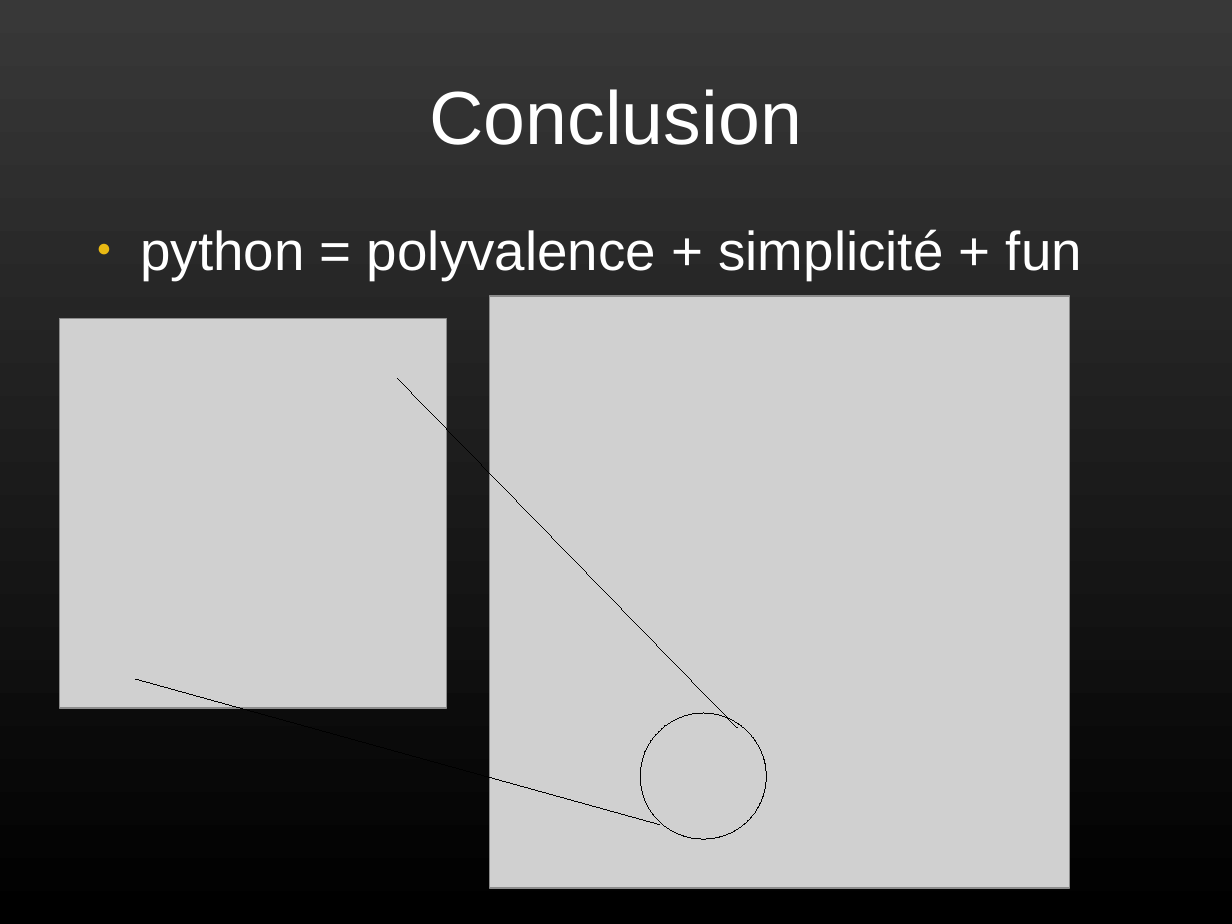
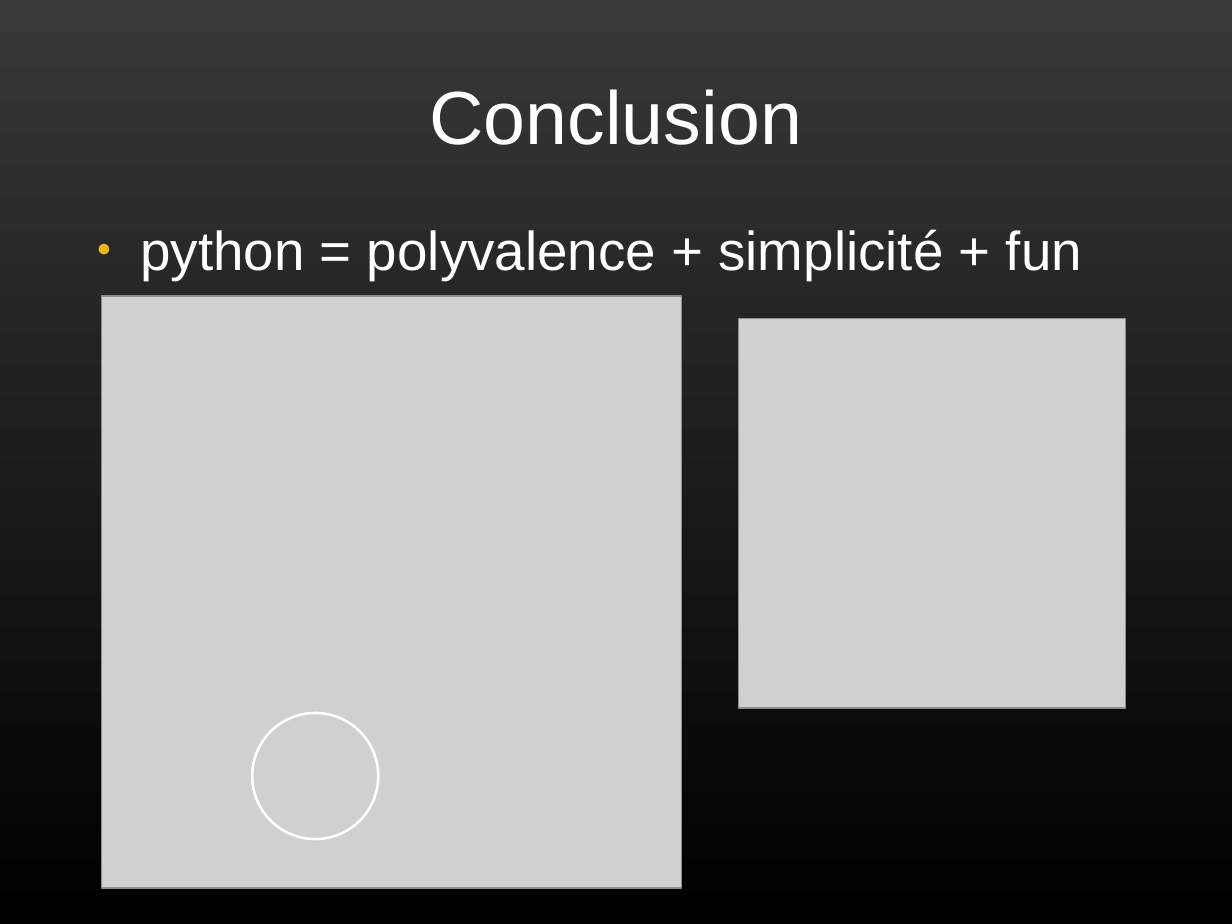
Before and after one commit to plafrance/netacad_python, a slide deck: slide 33 of python.odp (slide 31 before the commit). Drawn at 1232x924 pixels with LibreOffice and Linux fonts; fonts in the diff are those of the drawing; grey boxes stand for pictures. Boxes give left, top, right and bottom in pixels: in the first picture for what was removed or moved away, otherwise in the second. Text is boxed around its words. In the diff, an @@ line names an element or a change of style, - is before the commit and + after.

```diff
--- a/python.odp
+++ b/python.odp
@@ picture: place and size @@
-picture at [59,318,446,708]
+picture at [102,296,683,887]
@@ picture: place and size @@
-picture at [490,296,1071,887]
+picture at [739,318,1126,708]
@@ line removed from (398, 378) to (737, 728) @@
@@ line removed from (659, 824) to (136, 679) @@
@@ ellipse added at [253,713,378,839], outline #FFFFFF 1.5 pt @@
@@ ellipse removed at [641,713,766,839] @@
```
Also in this commit, not shown: 16 other slides changed, 2 slides added.
